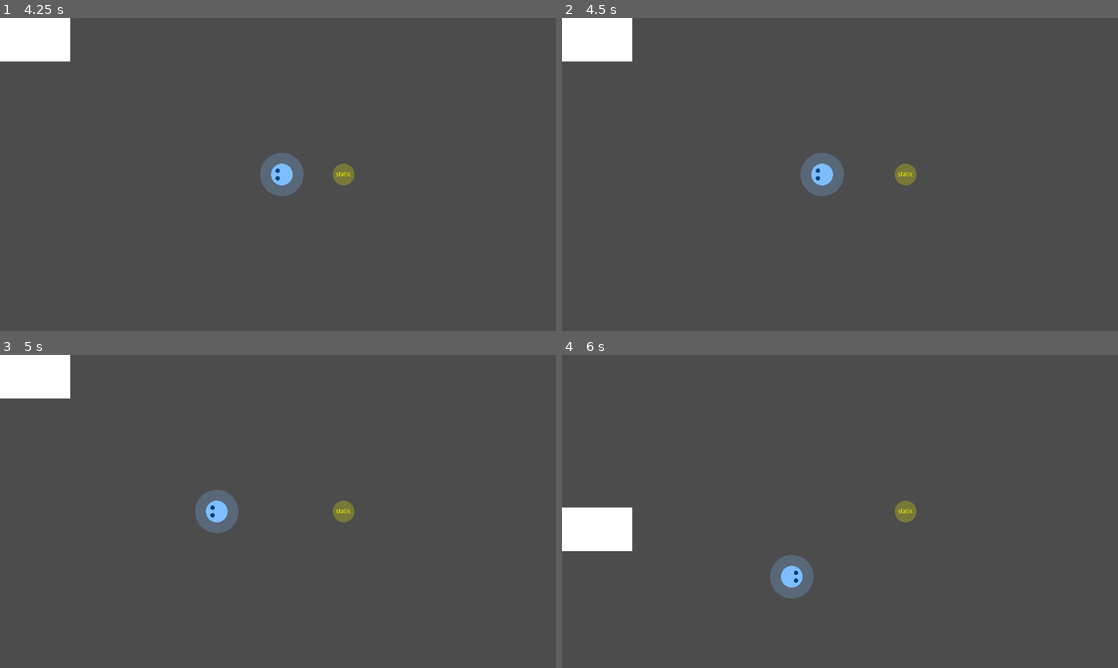
Above: before the commit, frames 1-4 (two rows, left to right).
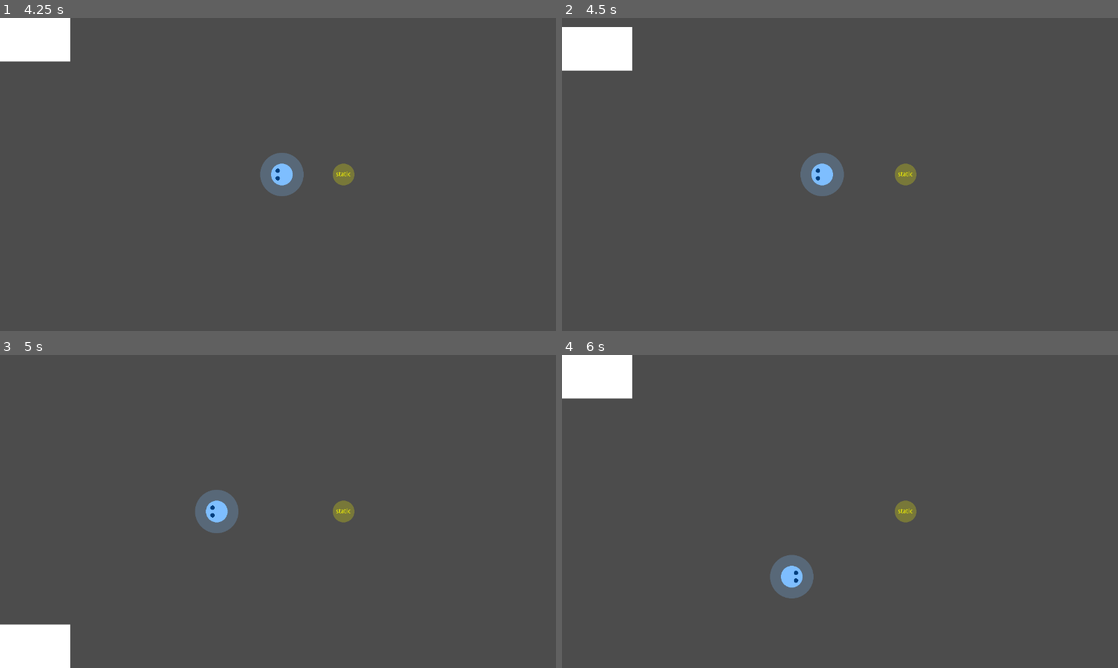
Above: after the commit, the same moments.

Repository: saimukzi/NfaoPoSim
Game: Godot game, scene res://DebugStage/DebugStage.tscn
The game is run twice, just before and just after one commit, with the same random seed, the same clock (stepped at 60 frames per second) and the same inputs. Sound files missing from this copy of the repository are replaced by a short silence.
Inputs:
- Up to frame 1 (4.25 s): tap Enter at 0.5 s; hold Right (game_right) 0.53-1.28 s; hold Z (game_eat) 0.53-1.28 s; hold Down (game_down) 1.28-2.03 s; tap Z (game_eat) at 1.35, 2.85 s; hold Right (game_right) 2.03-2.78 s; hold Z (game_eat) 2.03-2.78 s; hold Up (game_up) 2.78-3.53 s; hold Left (game_left) from 3.53 s (still down); hold Z (game_eat) from 3.53 s (still down)
- Up to frame 2 (4.5 s): keep holding Left (game_left); release Z (game_eat) at 4.28 s; tap Z (game_eat) at 4.35 s
- Up to frame 3 (5 s): keep holding Left (game_left)
- Up to frame 4 (6 s): release Left (game_left) at 5.03 s; hold Down (game_down) 5.03-5.78 s; hold Z (game_eat) 5.03-5.78 s; hold Right (game_right) from 5.78 s (still down); tap Z (game_eat) at 5.85 s

Frame 1 is identical in both runs. In frame 2, 0.8% of the frame differs, in the area x 0-13%, y 0-17%; in frame 3, 3.5%, in the area x 0-13%, y 0-100%; in frame 4, 3.5%.

Commit message:
AnthemSystem flag system change

Diff:
--- a/GameBase/AnthemSystem.gd
+++ b/GameBase/AnthemSystem.gd
@@ -5,6 +5,9 @@
 export(float) var idle_sec_min = 3.0
 export(float) var idle_sec_max = 6.0
 
+var flag_node_ary = []
+
+onready var rand = $"/root/Runtime".rand
 onready var timer = $Timer
 onready var audio_player = $AudioStreamPlayer
 onready var state_machine = MyStateMachine.new(self)
@@ -14,9 +17,15 @@
 
 func _ready():
 	if auto_play:
-		state_machine.set_state(Idle)
+		state_machine.set_state(Idle.new())
 	else:
-		state_machine.set_state(Stop)
+		state_machine.set_state(Stop.new())
+
+func reg_flag(flag_node):
+	flag_node_ary.append(flag_node)
+
+func _process(delta):
+	state()._process(delta)
 
 func _on_Timer_timeout():
 	state()._on_Timer_timeout()
@@ -30,8 +39,8 @@
 		anthem_system = state_machine.anthem_system
 	func is_playing():
 		return false
-	func get_flag_height(_flag) -> float:
-		return 1.0
+	func _process(_delta):
+		pass
 	func _on_Timer_timeout():
 		pass
 	func _on_AudioStreamPlayer_finished():
@@ -42,37 +51,45 @@
 
 class Idle extends MyState:
 	func start():
-		anthem_system.timer.start(rand_range(anthem_system.idle_sec_min,anthem_system.idle_sec_max))
+		anthem_system.timer.start(anthem_system.rand.randf_range(anthem_system.idle_sec_min,anthem_system.idle_sec_max))
 	func _on_Timer_timeout():
 		if anthem_system.auto_play:
-			set_state(LeftFlagDown)
+			set_state(LeftFlagDown.new())
 		else:
-			set_state(Stop)
+			set_state(Stop.new())
 
 class LeftFlagDown extends MyState:
+	var flag_node
 	func start():
+		var flag_node_ary = anthem_system.flag_node_ary
+		flag_node = flag_node_ary[anthem_system.rand.randi_range(0,flag_node_ary.size()-1)]
 		anthem_system.timer.start(anthem_system.flag_down_sec)
-	func _on_Timer_timeout():
-		set_state(LeftFlagUp)
-	func get_flag_height(flag) -> float:
-		if flag == Global.Flag.RIGHT: return 1.0
+	func _process(_delta):
 		var ret = anthem_system.timer.time_left/anthem_system.timer.wait_time
 		ret = clamp(ret,0,1)
-		return ret
+		flag_node.update_flag(ret)
+	func _on_Timer_timeout():
+		set_state(LeftFlagUp.new(flag_node))
+	func end():
+		flag_node.update_flag(0)
 
 class LeftFlagUp extends MyState:
+	var flag_node
+	func _init(flag_node).():
+		self.flag_node = flag_node
 	func start():
 		anthem_system.audio_player.play()
-	func _on_AudioStreamPlayer_finished():
-		set_state(Idle)
-	func is_playing():
-		return true
-	func get_flag_height(flag) -> float:
-		if flag == Global.Flag.RIGHT: return 1.0
+	func _process(_delta):
 		var ret = anthem_system.audio_player.get_playback_position()
 		ret /= anthem_system.audio_length
 		ret = clamp(ret,0,1)
-		return ret
+		flag_node.update_flag(ret)
+	func _on_AudioStreamPlayer_finished():
+		set_state(Idle.new())
+	func is_playing():
+		return true
+	func end():
+		flag_node.update_flag(1)
 
 class MyStateMachine extends StateMachine:
 	var anthem_system
@@ -86,6 +103,3 @@
 
 func is_playing():
 	return state().is_playing()
-
-func get_flag_height(flag:int) -> float:
-	return state().get_flag_height(flag)
--- a/GameBase/Flag.gd
+++ b/GameBase/Flag.gd
@@ -5,6 +5,8 @@
 
 export(Global.Flag) var flag = Global.Flag.LEFT
 
-func _process(_delta):
-	# print(anthem_system_node.get_flag_height(AnthemSystem.Flag.LEFT))
-	$FlagPath/FlagControl.unit_offset = anthem_system_node.get_flag_height(Global.Flag.LEFT)
+func _ready():
+	anthem_system_node.reg_flag(self)
+
+func update_flag(height):
+	$FlagPath/FlagControl.unit_offset = height
--- /dev/null
+++ b/commons/Runtime.gd
@@ -0,0 +1,5 @@
+extends Node
+
+var rand = RandomNumberGenerator.new()
+func _ready():
+	rand.randomize()
--- a/commons/StateMachine.gd
+++ b/commons/StateMachine.gd
@@ -8,7 +8,7 @@
 	if new_state == null:
 		state = default_state()
 	else:
-		state = new_state.new()
+		state = new_state
 	state.state_machine = self
 	state.init()
 	state.start()
--- a/project.godot
+++ b/project.godot
@@ -29,6 +29,10 @@
 config/name="NfaoPoSim"
 run/main_scene="res://DebugStage/DebugStage.tscn"
 config/icon="res://icon.png"
+
+[autoload]
+
+Runtime="*res://commons/Runtime.gd"
 
 [display]
 
